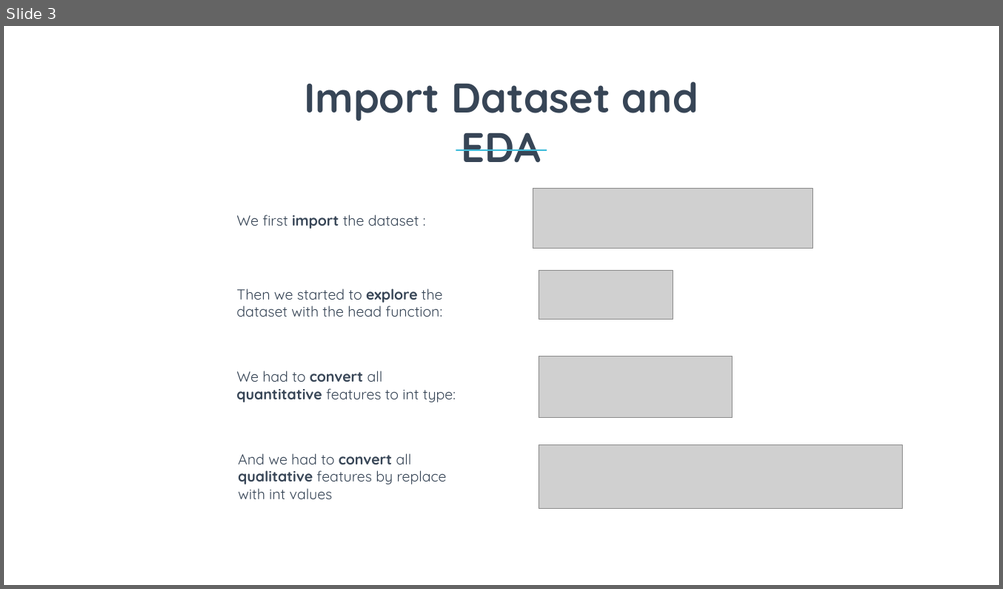
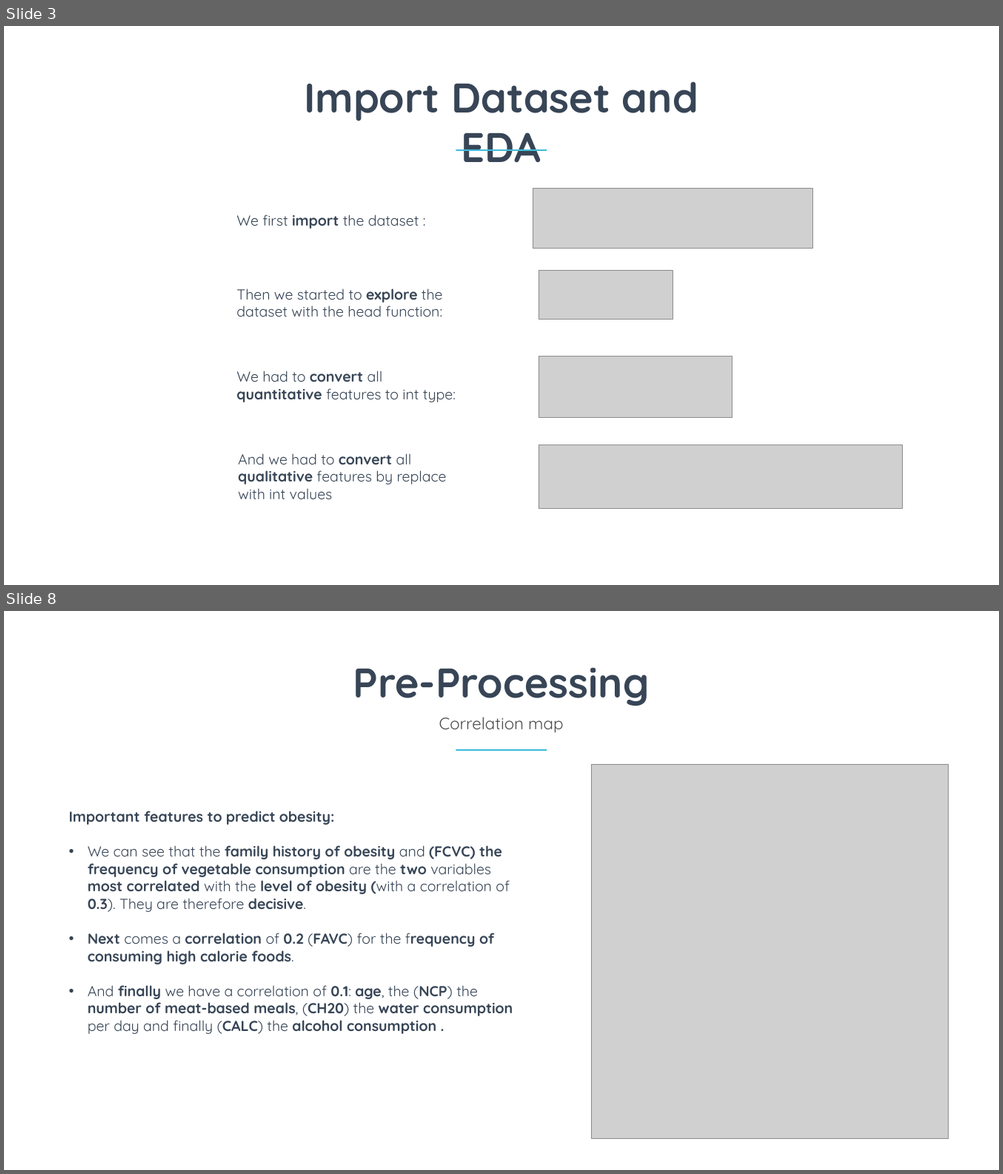
Before and after one commit to Aursen/ObesityAnalysis, a slide deck: Report.pptx. Shown one above the other, each under a label of ours: slide 3 before the commit, slides 3 and 8 after it; the slides between them are not shown. The pictures are 1003x589 and 1003x1174 pixels, drawn with LibreOffice and Linux fonts; fonts in the diff are those of the drawing; grey boxes stand for pictures. Boxes give left, top, right and bottom in pixels: in the first picture for what was removed or moved away, otherwise in the second. Text is boxed around its words. In the diff, an @@ line names an element or a change of style, - is before the commit and + after.

```diff
--- a/Report.pptx
+++ b/Report.pptx
@@ slide 8 added at (4, 611, 999, 1170), background #FFFFFF @@
@@ text added at (353, 667, 649, 706), 80 pt, text #374556, bold @@
+Pre-Processing
@@ text added at (439, 717, 563, 733), 32 pt, text #4C4C4C @@
+Correlation map
@@ rectangle added at (455, 749, 546, 751), fill #41BDDB @@
@@ picture added at (591, 764, 948, 1139) @@
@@ text added at (69, 811, 512, 1034), 28 pt, text #374556, bold @@
+Important features to predict obesity:
+• We can see that the family history of obesity and (FCVC) the frequency of vegetable consumption are the two variables most correlated with the level of obesity (with a correlation of 0.3). They are therefore decisive.
+• Next comes a correlation of 0.2 (FAVC) for the frequency of consuming high calorie foods.
+• And finally we have a correlation of 0.1: age, the (NCP) the number of meat-based meals, (CH20) the water consumption per day and finally (CALC) the alcohol consumption .
```
Also in this commit, not shown: 1 slide changed, 4 other slides added, 3 slides removed, 1 other file.
